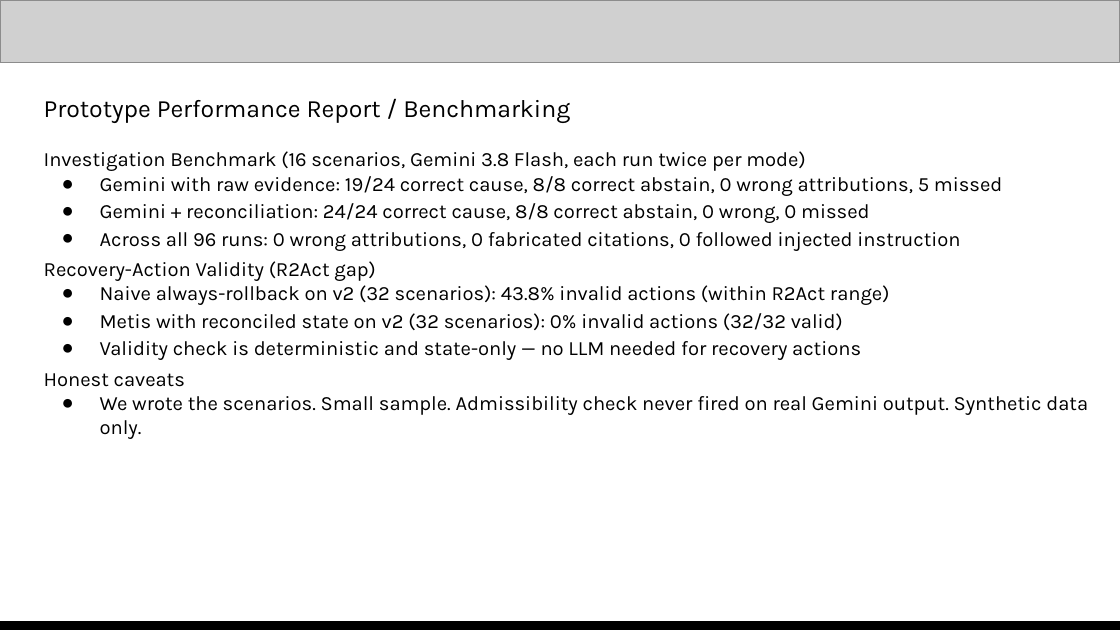
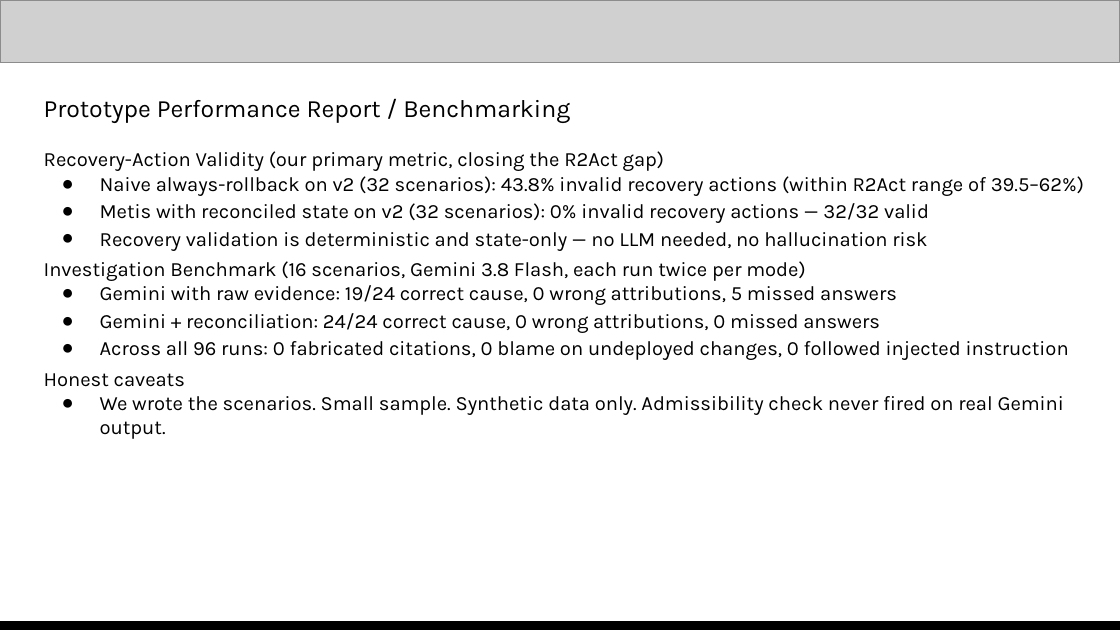
Before and after one commit to Akshada-Porje/MetisRealityGraph, a slide deck: slide 12 of MetisRealityGraph.pptx. Drawn at 1120x630 pixels with LibreOffice and Linux fonts; fonts in the diff are those of the drawing; grey boxes stand for pictures. Boxes give left, top, right and bottom in pixels: in the first picture for what was removed or moved away, otherwise in the second. Text is boxed around its words. In the diff, an @@ line names an element or a change of style, - is before the commit and + after.

```diff
--- a/MetisRealityGraph.pptx
+++ b/MetisRealityGraph.pptx
@@ text at (x1=44, y1=151, x2=1084, y2=251): paragraphs added @@
+Recovery-Action Validity (our primary metric, closing the R2Act gap)
+● Naive always-rollback on v2 (32 scenarios): 43.8% invalid recovery actions (within R2Act range of 39.5–62%)
+● Metis with reconciled state on v2 (32 scenarios): 0% invalid recovery actions — 32/32 valid
+● Recovery validation is deterministic and state-only — no LLM needed, no hallucination risk
@@ text at (x1=100, y1=285, x2=1069, y2=360): text changed @@
-● Gemini with raw evidence: 19/24 correct cause, 8/8 correct abstain, 0 wrong attributions, 5 missed
-● Gemini + reconciliation: 24/24 correct cause, 8/8 correct abstain, 0 wrong, 0 missed
-● Across all 96 runs: 0 wrong attributions, 0 fabricated citations, 0 followed injected instruction
-Recovery-Action Validity (R2Act gap)
-● Naive always-rollback on v2 (32 scenarios): 43.8% invalid actions (within R2Act range)
-● Metis with reconciled state on v2 (32 scenarios): 0% invalid actions (32/32 valid)
-● Validity check is deterministic and state-only — no LLM needed for recovery actions
+● Gemini with raw evidence: 19/24 correct cause, 0 wrong attributions, 5 missed answers
+● Gemini + reconciliation: 24/24 correct cause, 0 wrong attributions, 0 missed answers
+● Across all 96 runs: 0 fabricated citations, 0 blame on undeployed changes, 0 followed injected instruction
@@ text at (x1=100, y1=396, x2=1064, y2=439): text changed @@
-● We wrote the scenarios. Small sample. Admissibility check never fired on real Gemini output. Synthetic data only.
+● We wrote the scenarios. Small sample. Synthetic data only. Admissibility check never fired on real Gemini output.
```
Also in this commit, not shown: 11 other slides changed.
